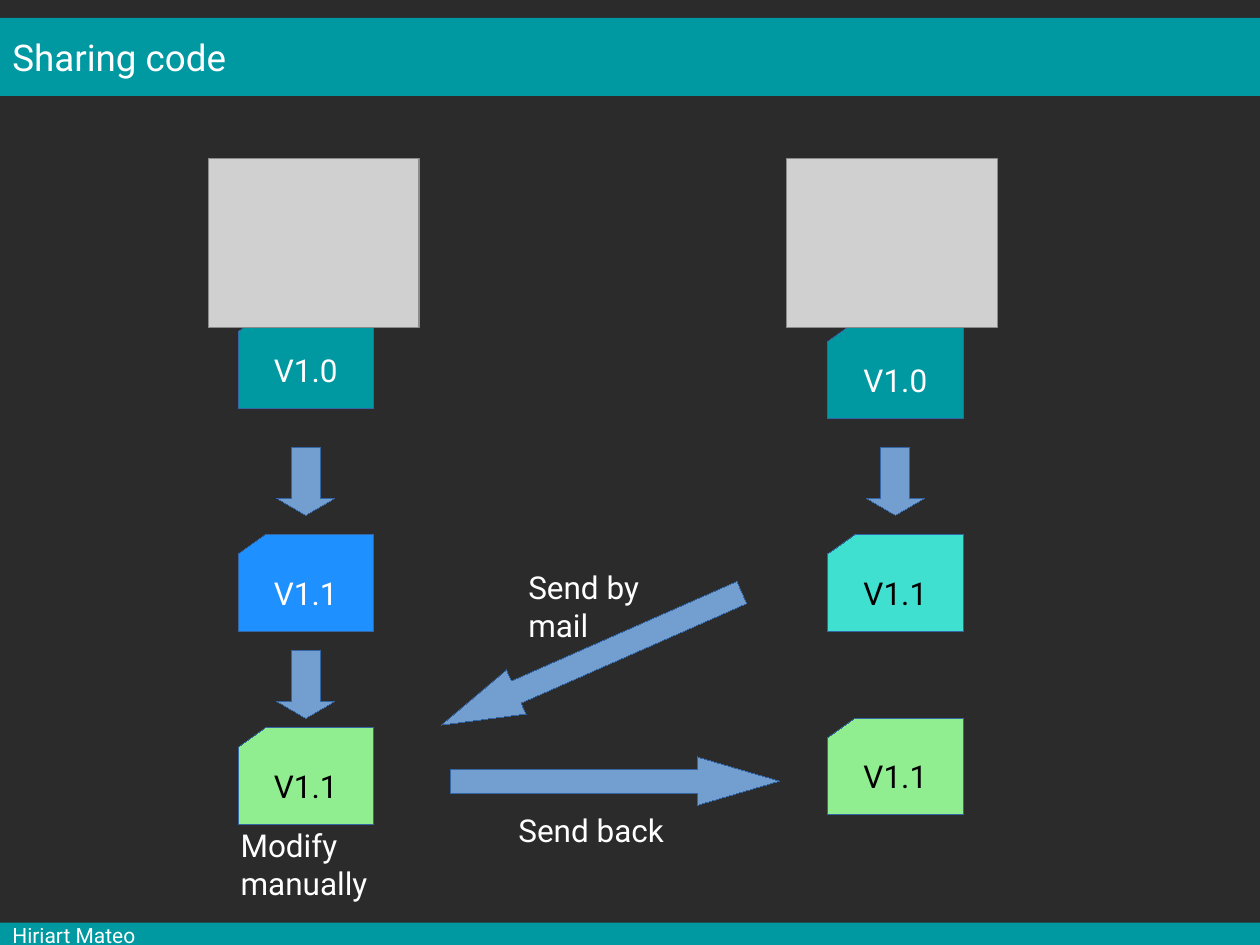
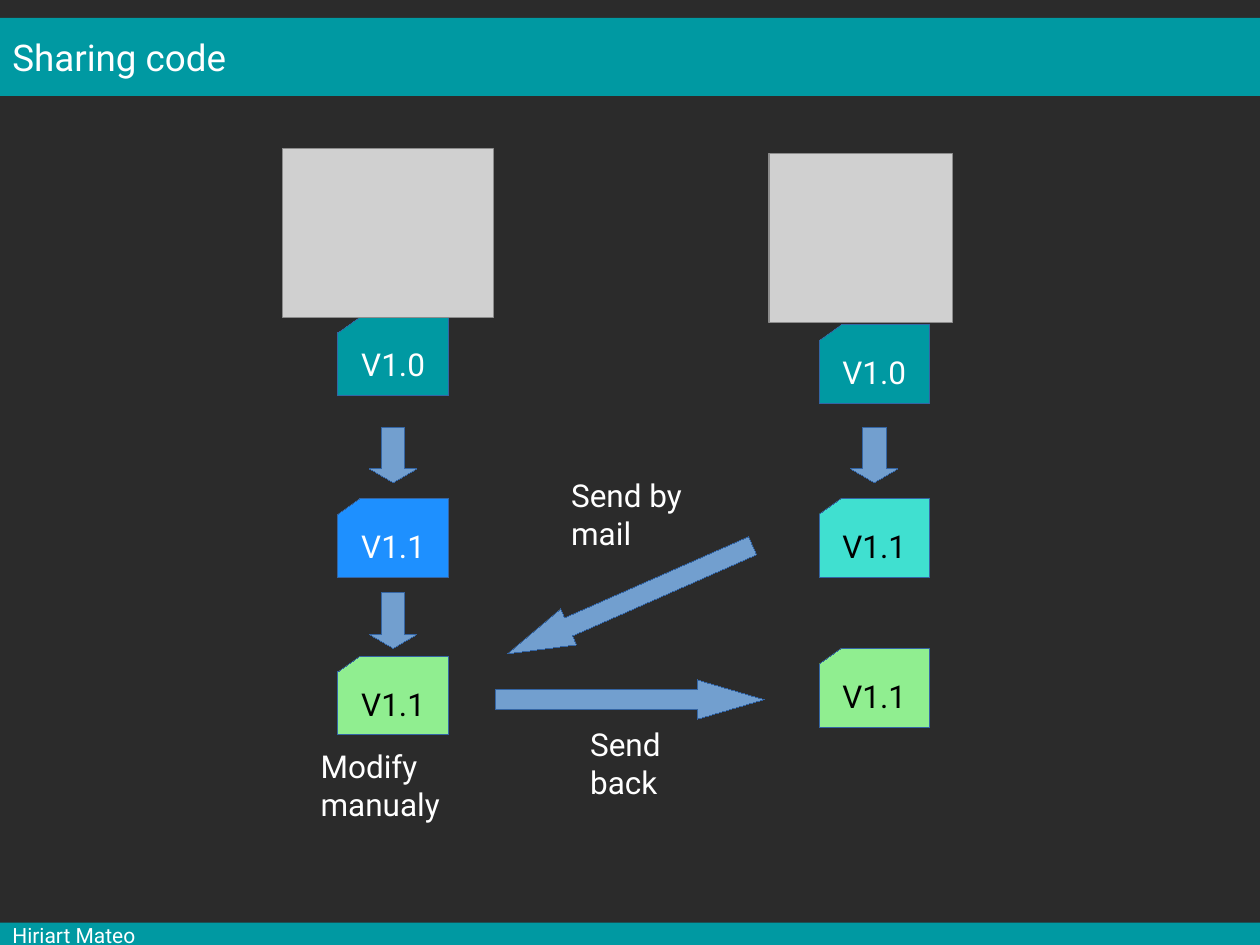
Before and after one commit to mesocentre-clermont-auvergne/formation_fair, a slide deck: slide 3 of fair_versionnage/versionnage_cours/cours.odp. Drawn at 1260x945 pixels with LibreOffice and Linux fonts; fonts in the diff are those of the drawing; grey boxes stand for pictures; background and template pictures are left out; a plain dark background stands for a picture behind light text. Boxes give left, top, right and bottom in pixels: in the first picture for what was removed or moved away, otherwise in the second. Text is boxed around its words. In the diff, an @@ line names an element or a change of style, - is before the commit and + after.

```diff
--- a/fair_versionnage/versionnage_cours/cours.odp
+++ b/fair_versionnage/versionnage_cours/cours.odp
@@ picture: place and size @@
-picture at (208,159,418,328)
+picture at (282,149,493,318)
@@ picture: place and size @@
-picture at (786,159,997,328)
+picture at (769,154,953,323)
@@ flow chart punched card "V1.0": place and size @@
-flow chart punched card "V1.0" at (238,312,373,410)
+flow chart punched card "V1.0" at (338,318,449,397)
@@ flow chart punched card "V1.0": place and size @@
-flow chart punched card "V1.0" at (828,321,963,418)
+flow chart punched card "V1.0" at (819,325,930,404)
@@ down arrow: place and size @@
-down arrow at (277,447,335,515)
+down arrow at (369,427,417,483)
@@ down arrow: place and size @@
-down arrow at (867,447,925,515)
+down arrow at (850,427,898,483)
@@ text "Send by mail": place and size @@
-text "Send by mail" at (528,575,639,638)
+text "Send by mail" at (571,483,681,546)
@@ flow chart punched card "V1.1": place and size @@
-flow chart punched card "V1.1" at (238,534,373,631)
+flow chart punched card "V1.1" at (338,499,449,578)
@@ flow chart punched card "V1.1": place and size @@
-flow chart punched card "V1.1" at (828,534,963,631)
+flow chart punched card "V1.1" at (819,499,930,578)
@@ left arrow: place and size @@
-left arrow at (431,571,752,747)
+left arrow at (500,527,761,671)
@@ left arrow at (500,527,761,671): proportions changed @@
@@ down arrow: place and size @@
-down arrow at (277,650,335,718)
+down arrow at (369,593,417,649)
@@ flow chart punched card "V1.1": place and size @@
-flow chart punched card "V1.1" at (238,728,373,825)
+flow chart punched card "V1.1" at (338,656,449,736)
@@ flow chart punched card "V1.1": place and size @@
-flow chart punched card "V1.1" at (828,718,963,815)
+flow chart punched card "V1.1" at (819,649,930,728)
@@ left arrow at (496,680,765,719): proportions changed @@
@@ left arrow: place and size @@
-left arrow at (451,757,780,805)
+left arrow at (496,680,765,719)
@@ text "Send back" rewrapped from (518,818,664,843) to (590,732,660,795) @@
@@ text at (321,754,440,823): text changed @@
-Modify manually
+Modify manualy
```
Also in this commit, not shown: 17 other slides changed, 15 slides added.
